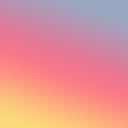
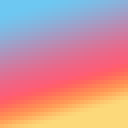
Two versions of the same layered image (128×128). Layer-by-layer changes:
painted on "Gradient Fill 1 copy" over bbox(0, 0, 128, 128)
